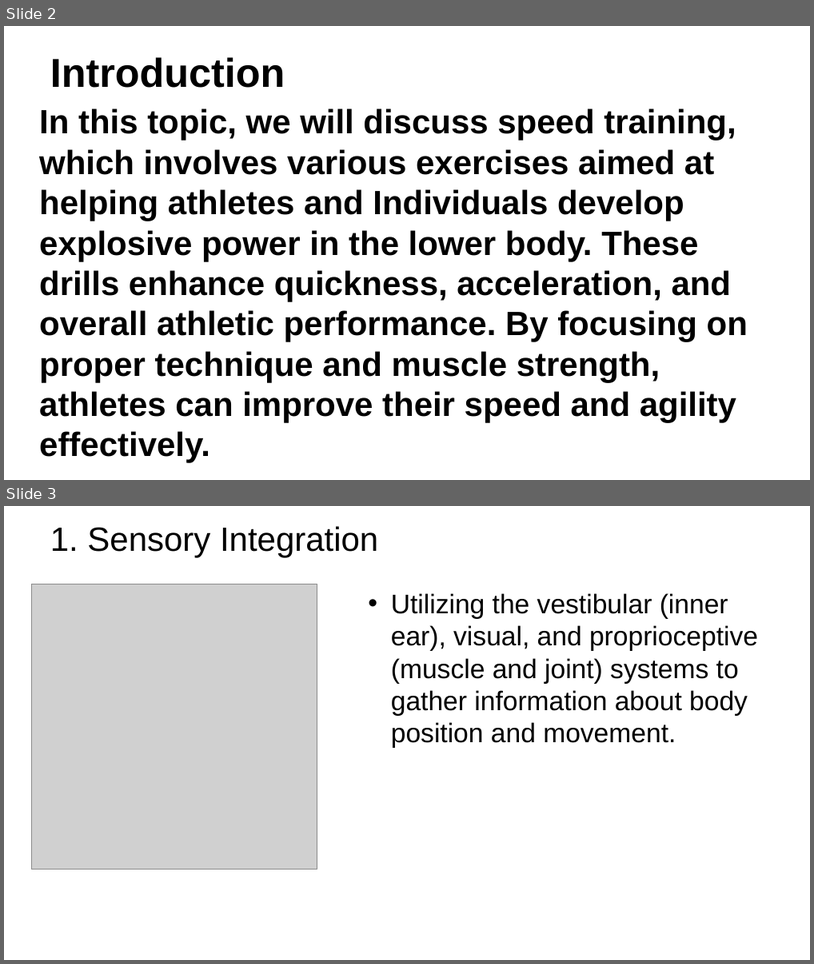
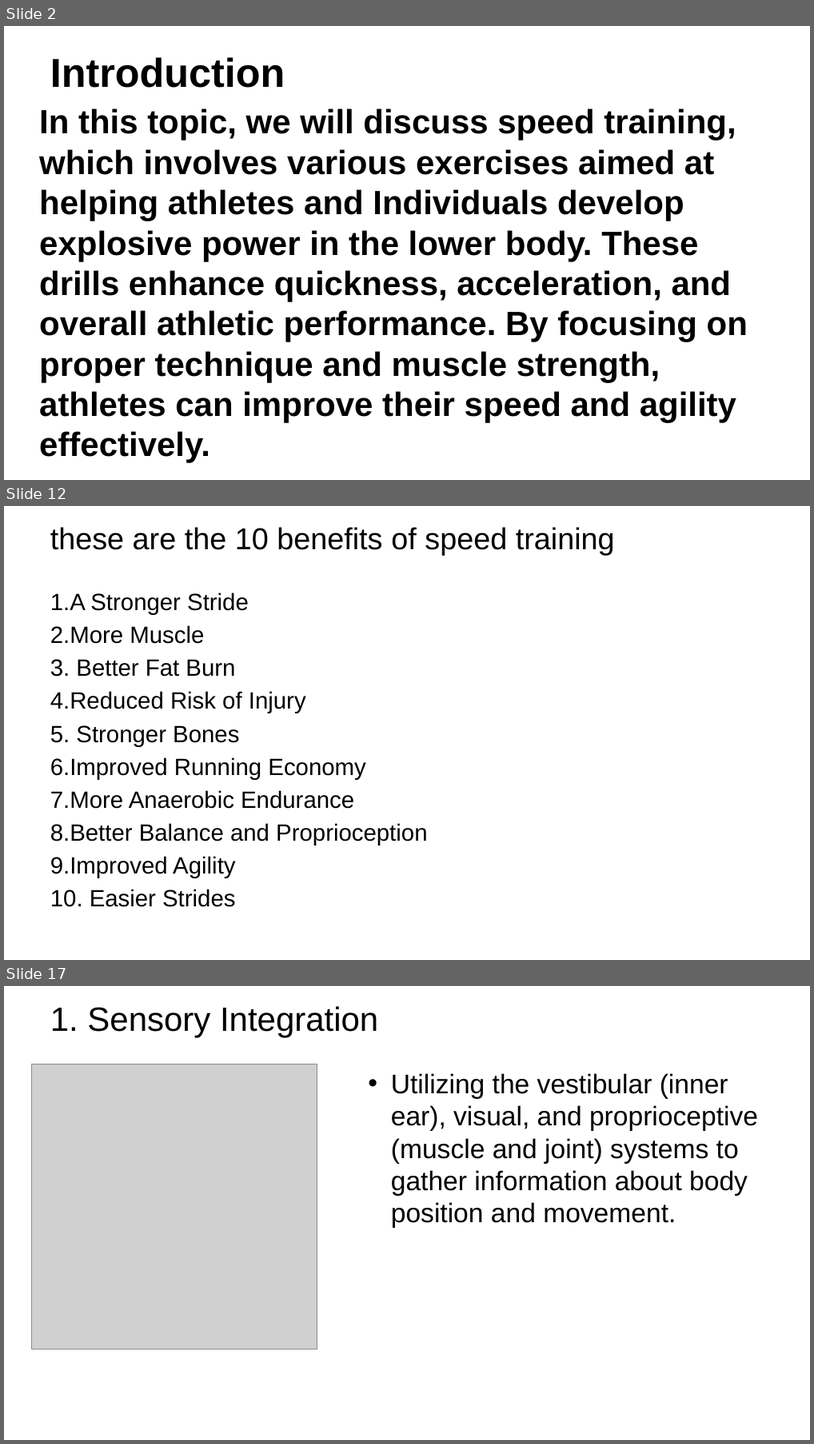
Before and after one commit to troy600/DSA, a slide deck: speedandtraining.pptx. Shown one above the other, each under a label of ours: slides 2 and 3 before the commit, slides 2, 12 and 17 after it; the slides between them are not shown. The pictures are 814x964 and 814x1444 pixels, drawn with LibreOffice and Linux fonts; fonts in the diff are those of the drawing; grey boxes stand for pictures; background and template pictures are left out. Boxes give left, top, right and bottom in pixels: in the first picture for what was removed or moved away, otherwise in the second. Text is boxed around its words. In the diff, an @@ line names an element or a change of style, - is before the commit and + after.

Commit message:
uadded speed training still not enough

```diff
--- a/speedandtraining.pptx
+++ b/speedandtraining.pptx
@@ slide 12 added at [4,506,810,960], background picture (left out) @@
@@ title added at [50,527,615,556], 36 pt, text #000000 @@
+these are the 10 benefits of speed training
@@ text added at [50,592,427,907], 28 pt, text #000000 @@
+1.A Stronger Stride
+2.More Muscle
+3. Better Fat Burn
+4.Reduced Risk of Injury
+5. Stronger Bones
+6.Improved Running Economy
+7.More Anaerobic Endurance
+8.Better Balance and Proprioception
+9.Improved Agility
+10. Easier Strides
@@ what was slide 3 is now slide 17 @@
```
Also in this commit, not shown: 13 other slides added.
